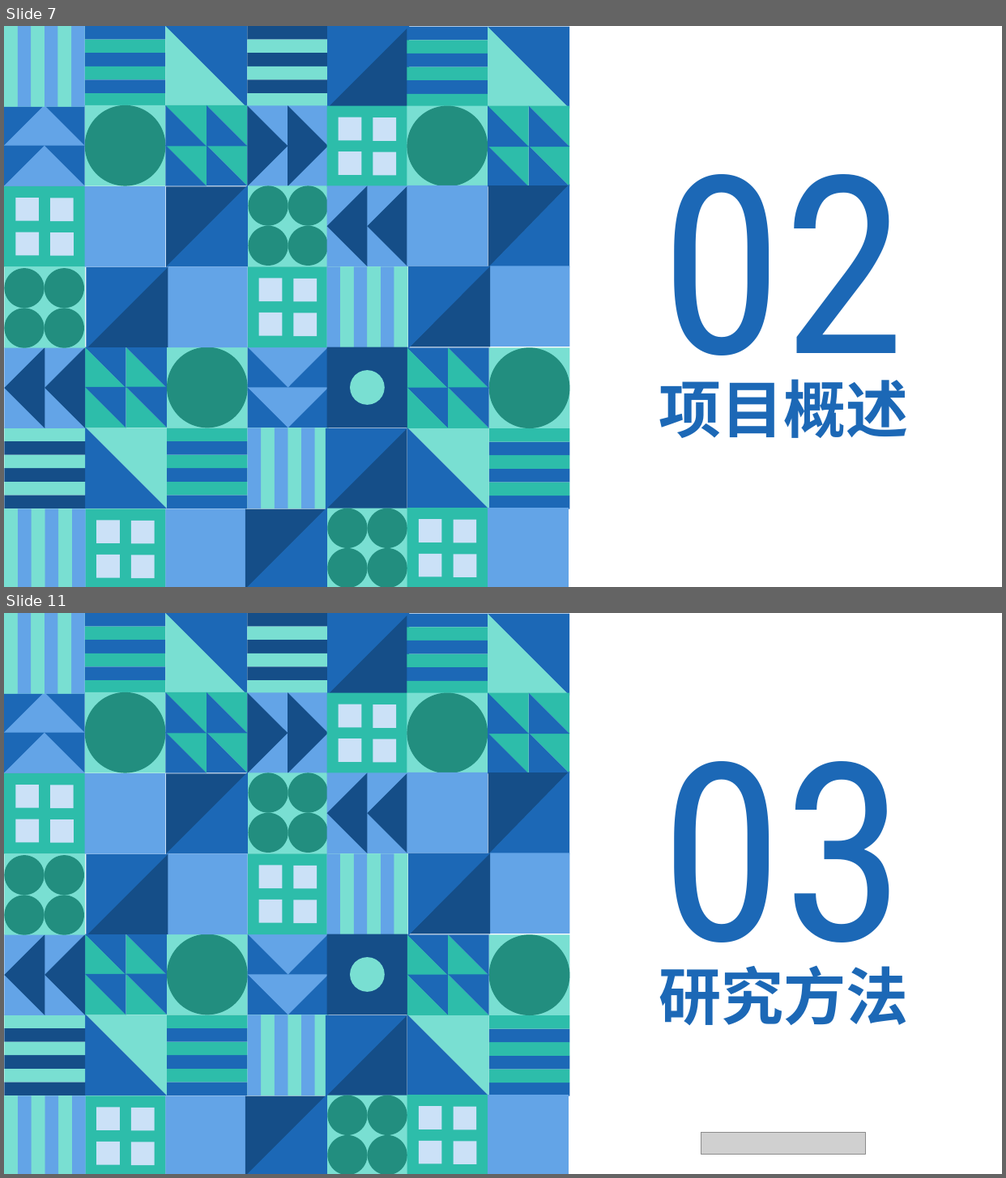
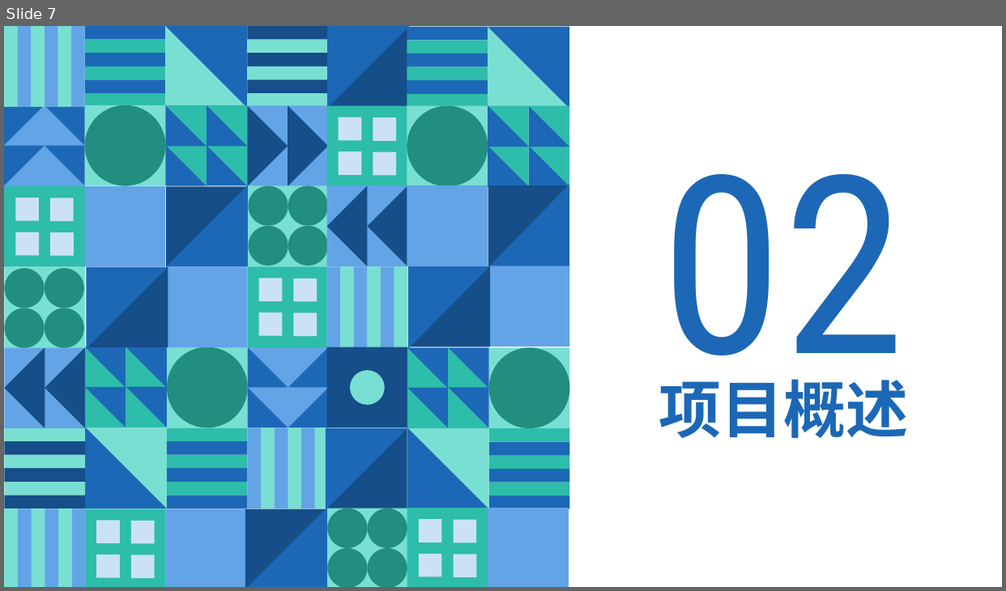
Before and after one commit to mytac/blog-system-with-vue, a slide deck: 附件/EC012359BBDB9B6890A962B992947272.pptx. Shown one above the other, each under a label of ours: slides 7 and 11 before the commit, slide 7 after it; the slides between them are not shown. The pictures are 1006x1178 and 1006x591 pixels, drawn with LibreOffice and Linux fonts; fonts in the diff are those of the drawing; grey boxes stand for pictures. Boxes give left, top, right and bottom in pixels: in the first picture for what was removed or moved away, otherwise in the second. Text is boxed around its words. In the diff, an @@ line names an element or a change of style, - is before the commit and + after.

```diff
--- a/附件/EC012359BBDB9B6890A962B992947272.pptx
+++ b/附件/EC012359BBDB9B6890A962B992947272.pptx
@@ slide 11 removed at box(4, 613, 1002, 1174), background #FFFFFF; not listed: 189 template elements that a slide beside it also shows @@
@@ text removed at box(661, 761, 906, 997) @@
-03
@@ text removed at box(658, 965, 908, 1026) @@
-研究方法
@@ picture removed at box(701, 1133, 867, 1155) @@
```
Also in this commit, not shown: 5 slides changed, 7 slides added, 2 other slides removed, 9 other files.
